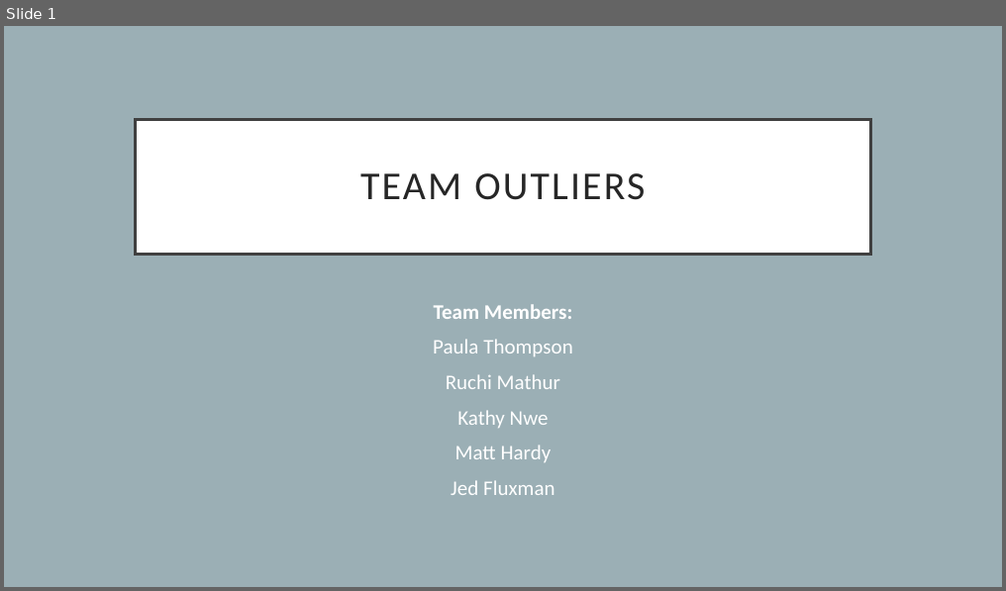
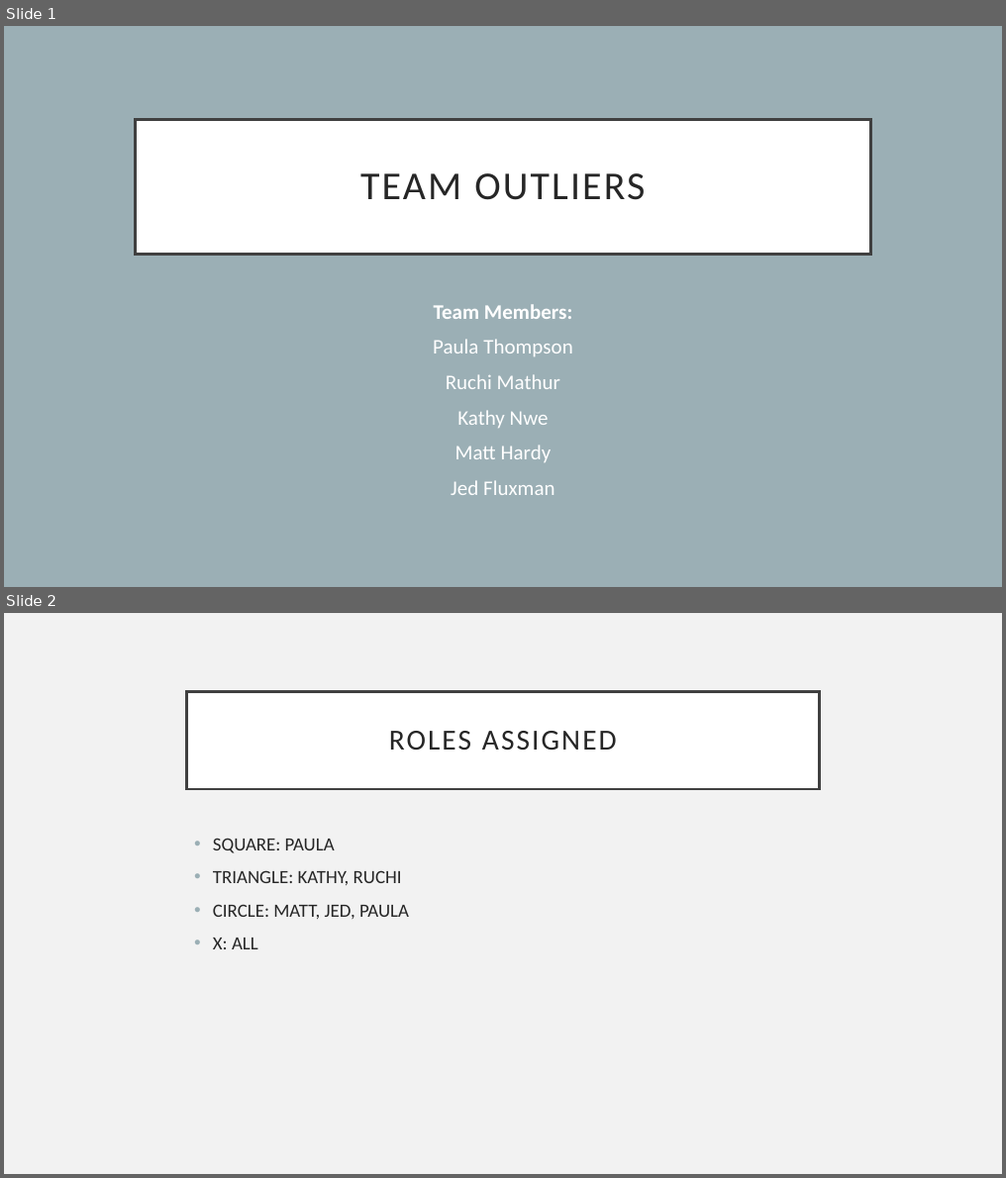
Before and after one commit to pbthompson92/Final_Project_Outliers, a slide deck: Presentation1.pptx. Shown one above the other, each under a label of ours: slide 1 before the commit, slides 1 and 2 after it. The pictures are 1006x591 and 1006x1178 pixels, drawn with LibreOffice and Linux fonts; fonts in the diff are those of the drawing. Boxes give left, top, right and bottom in pixels: in the first picture for what was removed or moved away, otherwise in the second. Text is boxed around its words. In the diff, an @@ line names an element or a change of style, - is before the commit and + after.

```diff
--- a/Presentation1.pptx
+++ b/Presentation1.pptx
@@ slide 2 added at (4, 613, 1002, 1174), background #F2F2F2 @@
@@ title added at (187, 691, 819, 789), fill #FFFFFF, outline #404040 2.5 pt, 28 pt, text #262626 @@
+ROLES ASSIGNED
@@ text added at (213, 838, 409, 950), 18 pt, text #262626 @@
+• SQUARE: PAULA
+• TRIANGLE: KATHY, RUCHI
+• CIRCLE: MATT, JED, PAULA
+• X: ALL
```
Also in this commit, not shown: 3 other slides added.
